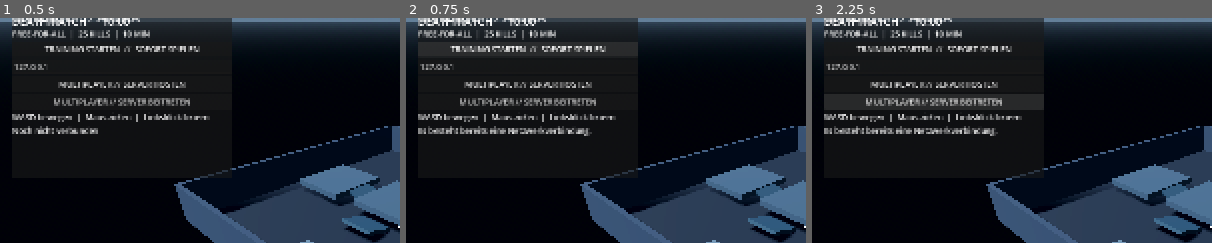
Above: before the commit, frames 1-3 (left to right).
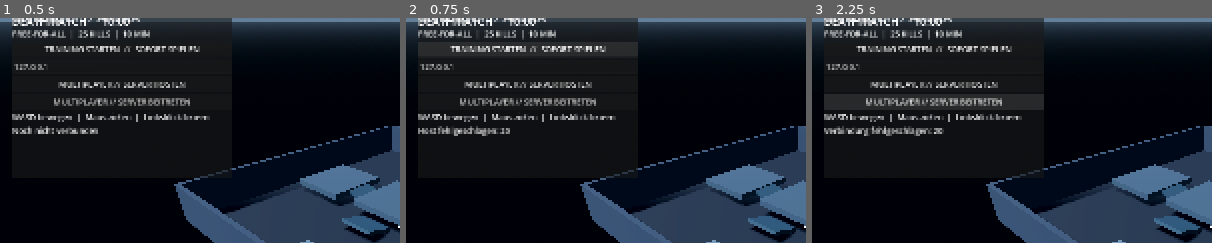
Above: after the commit, the same moments.

Repository: HazelTheSquirrel/Grimholt-Test
Game: Godot game, scene res://scenes/main.tscn
Same seed, same stepped clock (60 frames per second), same inputs: the game is played once before the commit and once after it.
Inputs:
- Up to frame 1 (0.5 s): no input
- Up to frame 2 (0.75 s): click "TRAINING STARTEN // SOFORT SP…" at 0.5 s
- Up to frame 3 (2.25 s): click "MULTIPLAYER // SERVER HOSTEN" at 1.25 s; click "MULTIPLAYER // SERVER BEITRET…" at 2 s
The pictures show only the part of the screen within x 0-50%, y 5-55%; the shares and areas given below are measured in that part.

Frame 1 is identical in both runs. In frame 2, 1.0% of the frame differs, in the area x 3-47%, y 48-53%; in frame 3, 1.0%.

Commit message:
Fix offline peer detection for menu actions

Diff:
--- a/Grimholt/scripts/shooter/main.gd
+++ b/Grimholt/scripts/shooter/main.gd
@@ -206,9 +206,15 @@
 	status_label.text = "VERBINDUNG WIRD AUFGEBAUT ..."
 	join_game()
 
+func _has_active_network_peer() -> bool:
+	var peer := multiplayer.multiplayer_peer
+	if peer == null or peer is OfflineMultiplayerPeer:
+		return false
+	return peer.get_connection_status() != MultiplayerPeer.CONNECTION_DISCONNECTED
+
 func host_game() -> void:
-	if multiplayer.multiplayer_peer != null:
-		status_label.text = "Es besteht bereits eine Netzwerkverbindung."
+	if _has_active_network_peer():
+		status_label.text = "Es besteht bereits eine aktive Netzwerkverbindung."
 		return
 	var peer := ENetMultiplayerPeer.new()
 	var error := peer.create_server(PORT, MAX_PLAYERS)
@@ -216,8 +222,10 @@
 		status_label.text = "Host fehlgeschlagen: %s" % error
 		return
 	multiplayer.multiplayer_peer = peer
-	multiplayer.peer_connected.connect(_on_peer_connected)
-	multiplayer.peer_disconnected.connect(_on_peer_disconnected)
+	if not multiplayer.peer_connected.is_connected(_on_peer_connected):
+		multiplayer.peer_connected.connect(_on_peer_connected)
+	if not multiplayer.peer_disconnected.is_connected(_on_peer_disconnected):
+		multiplayer.peer_disconnected.connect(_on_peer_disconnected)
 	status_label.text = "Server aktiv // UDP %d — Match startet" % PORT
 	_start_match()
 	_spawn_player(1)
@@ -225,8 +233,8 @@
 		_spawn_bot(i + 1000)
 
 func join_game() -> void:
-	if multiplayer.multiplayer_peer != null:
-		status_label.text = "Es besteht bereits eine Netzwerkverbindung."
+	if _has_active_network_peer():
+		status_label.text = "Es besteht bereits eine aktive Netzwerkverbindung."
 		return
 	var peer := ENetMultiplayerPeer.new()
 	var error := peer.create_client(address_input.text.strip_edges(), PORT)
@@ -236,8 +244,10 @@
 	if multiplayer.connected_to_server.is_connected(_on_connected_to_server):
 		multiplayer.connected_to_server.disconnect(_on_connected_to_server)
 	multiplayer.connected_to_server.connect(_on_connected_to_server)
-	multiplayer.connection_failed.connect(_on_connection_failed)
-	multiplayer.server_disconnected.connect(_on_server_disconnected)
+	if not multiplayer.connection_failed.is_connected(_on_connection_failed):
+		multiplayer.connection_failed.connect(_on_connection_failed)
+	if not multiplayer.server_disconnected.is_connected(_on_server_disconnected):
+		multiplayer.server_disconnected.connect(_on_server_disconnected)
 	multiplayer.multiplayer_peer = peer
 	status_label.text = "Verbinde mit %s:%d ..." % [address_input.text.strip_edges(), PORT]
 
